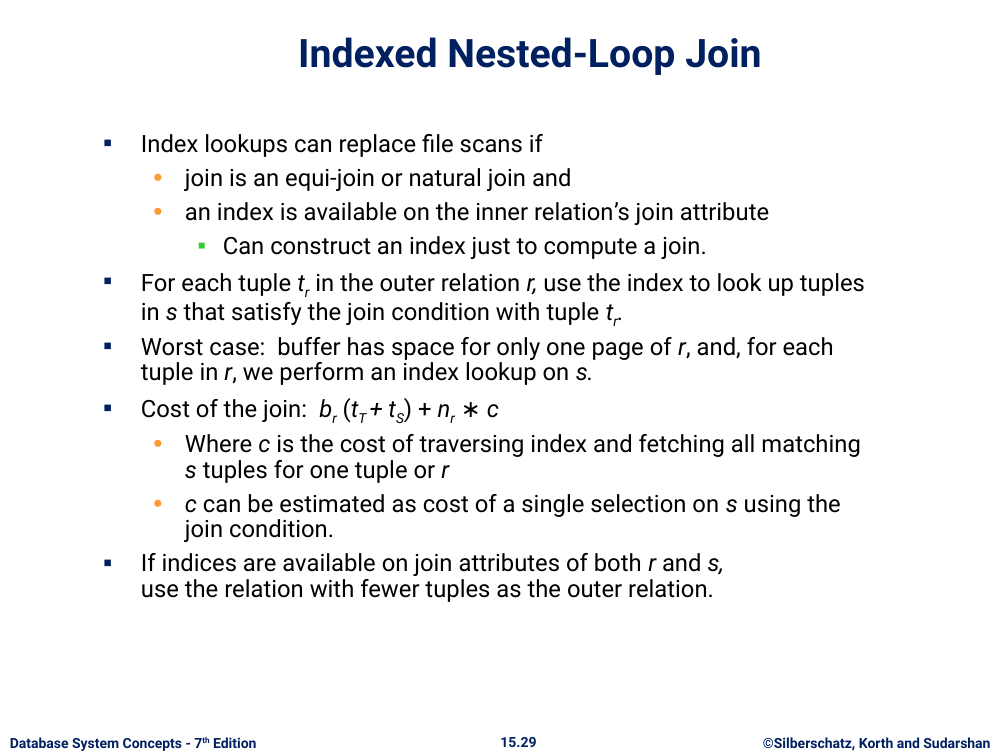
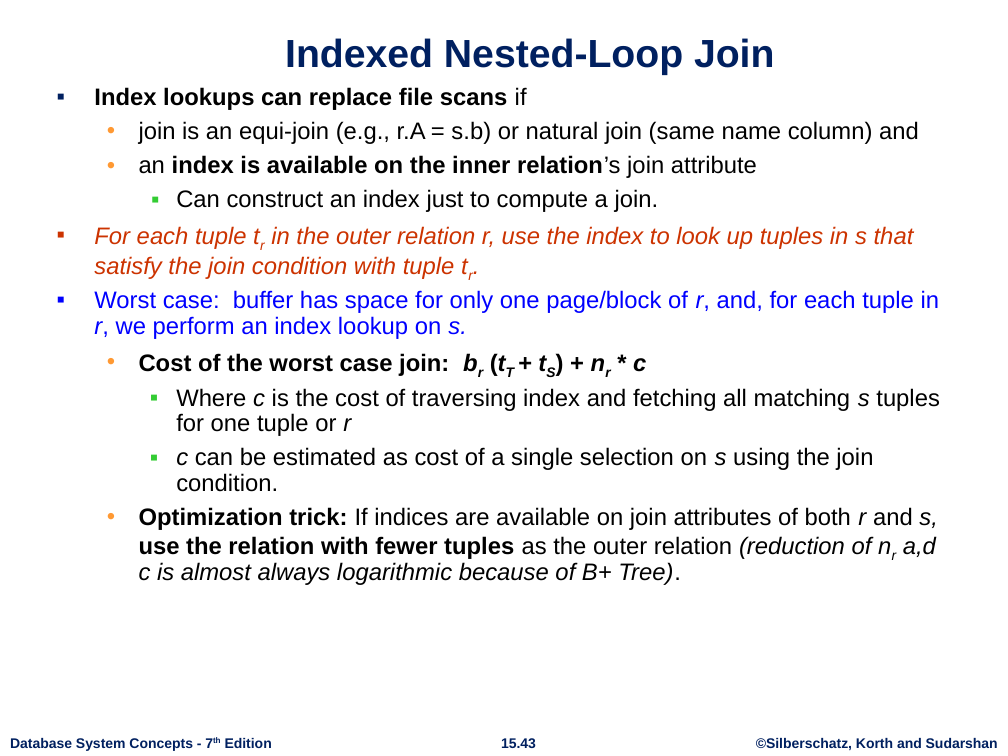
Before and after one commit to rizveeredwan/course-contents, a slide deck: slide 43 of CSE-3104/ch15.pptx (slide 29 before the commit). Drawn at 1008x756 pixels with LibreOffice and Linux fonts; fonts in the diff are those of the drawing; background and template pictures are left out. Boxes give left, top, right and bottom in pixels: in the first picture for what was removed or moved away, otherwise in the second. Text is boxed around its words. In the diff, an @@ line names an element or a change of style, - is before the commit and + after.

```diff
--- a/CSE-3104/ch15.pptx
+++ b/CSE-3104/ch15.pptx
@@ title "Indexed Nested-Loop Join" at (285,38,774,75): font Roboto to Arial @@
@@ text "Index lookups can replace file ...": place and size @@
-text "Index lookups can replace file ..." at (141,134,865,602)
+text "Index lookups can replace file ..." at (94,87,940,585)
@@ text at (94,87,940,492): font Roboto to Arial in "Index lookups can replace file scans if", "an index is available on the inner ...", "Can construct an index just to compute ...", "For each tuple tr in the outer ..." and 2 more places; bold on in "Index lookups can replace file scans", "index is available on the inner relation’s"; text colour #000000 to #CC3300 in "For each tuple tr in the outer ..."; italic on in "For each tuple in the outer relation ..."; less space between paragraphs; bullet colour #002060 to #CC3300; bullet • to ▪; list level 2 to 3 in "Where c is the cost ..."; bullet colour #FF9933 to #33CC33; list level 2 to 3 in "c can be estimated as ..." @@
@@ text at (139,121,919,144): text changed; font Roboto to Arial @@
-  • join is an equi-join or natural join and
+  • join is an equi-join (e.g., r.A = s.b) or natural join (same name column) and
@@ text at (94,290,940,376): text changed; font Roboto to Arial; text colour #000000 to #0000FF @@
-▪ Worst case: buffer has space for only one page of r, and, for each tuple in r, we perform an index lookup on s.
-▪ Cost of the join: br (tT + tS) + nr ∗ c
+▪ Worst case: buffer has space for only one page/block of r, and, for each tuple in r, we perform an index lookup on s.
+  • Cost of the worst case join: br (tT + tS) + nr * c
@@ text at (139,507,938,585): text changed; font Roboto to Arial @@
-▪ If indices are available on join attributes of both r and s,
-  use the relation with fewer tuples as the outer relation.
+  • Optimization trick: If indices are available on join attributes of both r and s, use the relation with fewer tuples as the outer relation (reduction of nr a,d c is almost always logarithmic because of B+ Tree).
@@ text "Database System Concepts - 7th ..." at (10,738,272,751): font Roboto to Arial; less space between paragraphs @@
@@ page number at (501,738,536,748): text changed; font Roboto to Arial @@
-15.29
+15.43
@@ text "©Silberschatz, Korth and Sudarshan" at (756,738,998,751): font Roboto to Arial; less space between paragraphs @@
```
Also in this commit, not shown: 62 other slides changed, 17 slides added.
